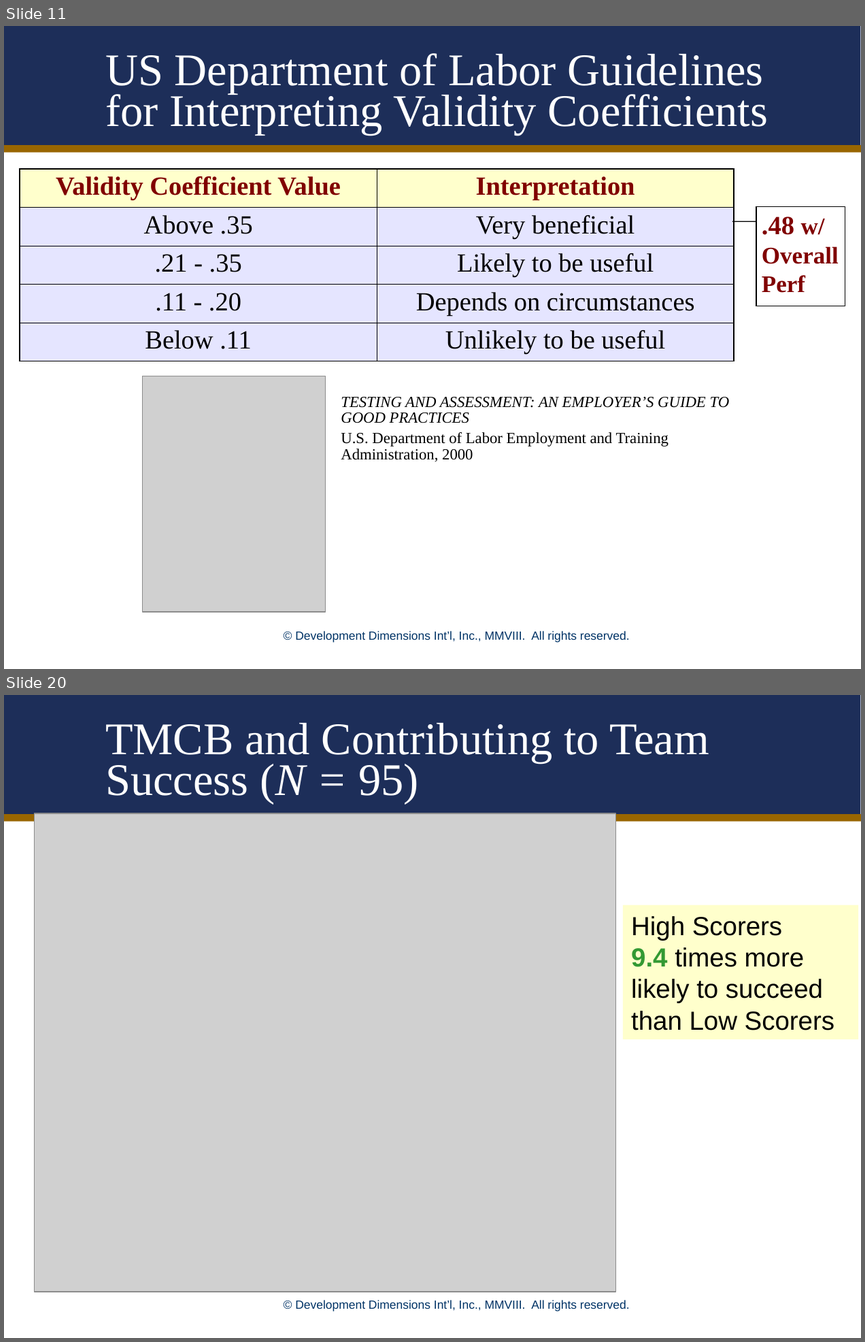
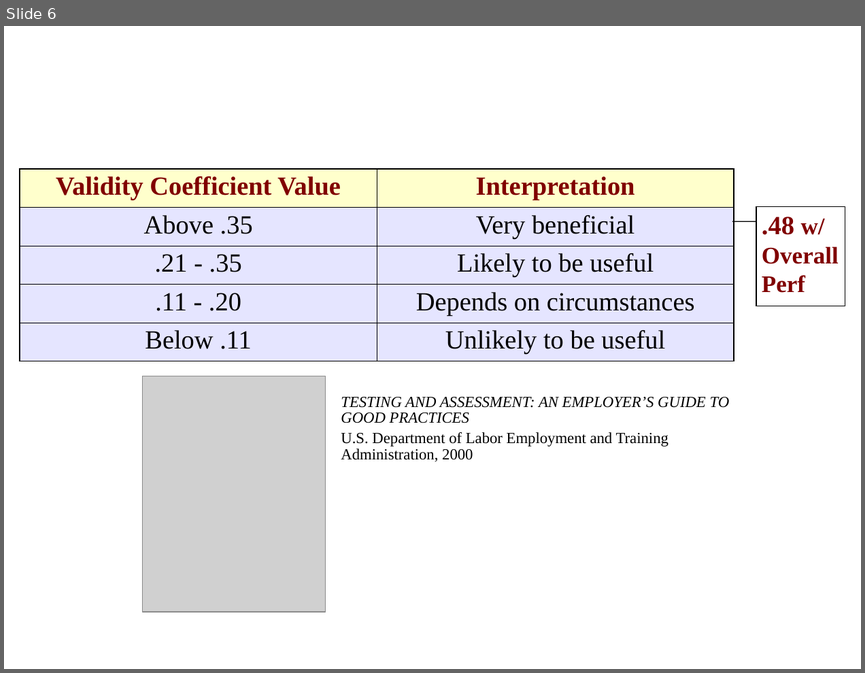
Before and after one commit to JillBudden/Scoring-Algo-Predicting-Performance-1, a slide deck: Results.ppt. Shown one above the other, each under a label of ours: slides 11 and 20 before the commit, slide 6 after it; the slides between them are not shown. The pictures are 865x1342 and 865x673 pixels, drawn with LibreOffice and Linux fonts; fonts in the diff are those of the drawing; grey boxes stand for pictures; background and template pictures are left out. Boxes give left, top, right and bottom in pixels: in the first picture for what was removed or moved away, otherwise in the second. Text is boxed around its words. In the diff, an @@ line names an element or a change of style, - is before the commit and + after.

Commit message:
High Level Results

```diff
--- a/Results.ppt
+++ b/Results.ppt
@@ slide 20 removed at [4, 695, 861, 1338], background #FFFFFF; not listed: 3 template elements that a slide beside it also shows @@
@@ title removed at [105, 723, 709, 804] @@
-TMCB and Contributing to Team Success (N = 95)
@@ picture removed at [34, 813, 616, 1291] @@
@@ rectangle removed at [623, 905, 858, 1040] @@
-High Scorers
-9.4 times more likely to succeed than Low Scorers
@@ what was slide 11 is now slide 6 @@
@@ slide 6 changed as well @@
@@ rectangle removed at [4, 26, 861, 148] @@
@@ title removed at [105, 53, 768, 135] @@
-US Department of Labor Guidelines for Interpreting Validity Coefficients
@@ line removed from (4, 148) to (861, 148) @@
@@ text removed at [295, 631, 630, 642] @@
-© Development Dimensions Int’l, Inc., MMVIII. All rights reserved.
```
Also in this commit, not shown: 5 other slides changed, 26 other slides removed.
